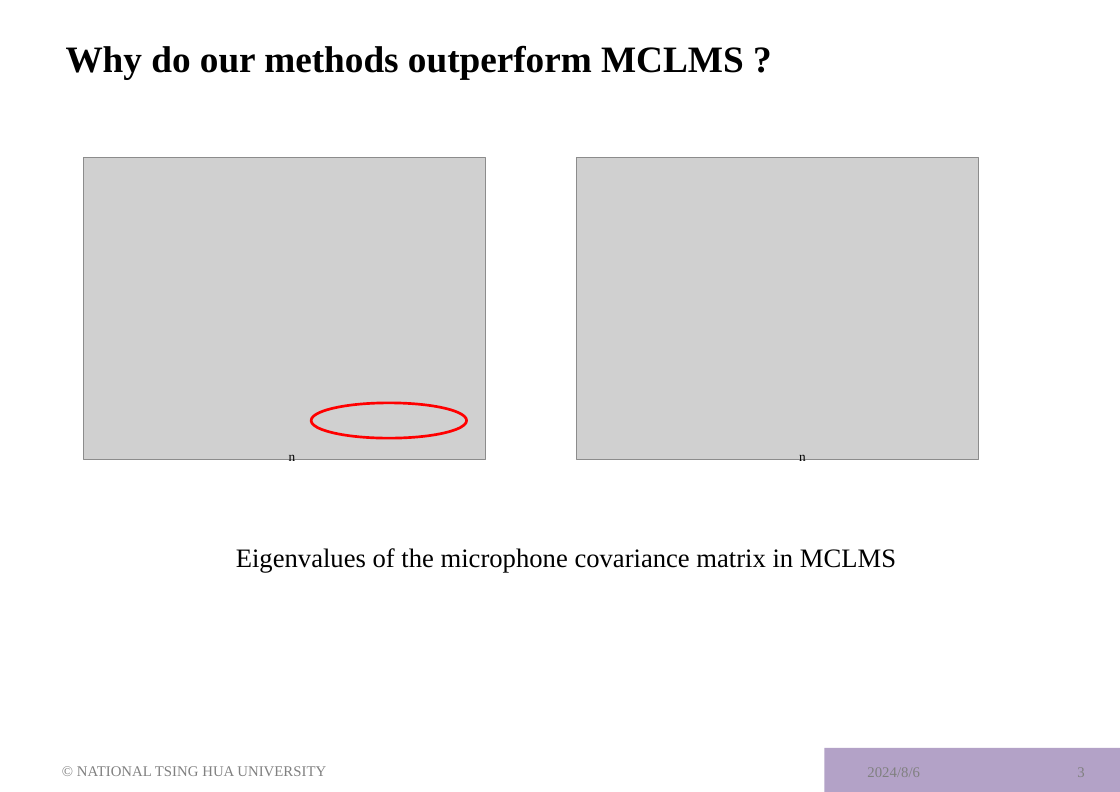
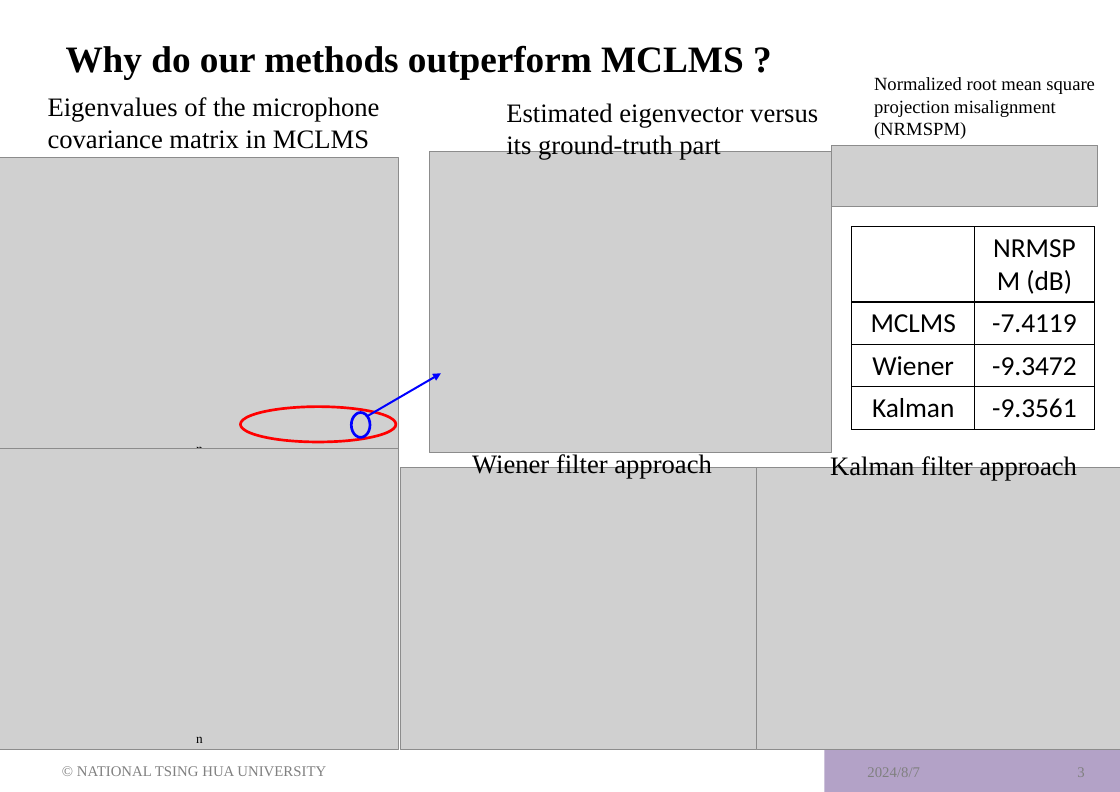
Before and after one commit to anchiyuan/CTF, a slide deck: slide 3 of meeting_2024/anchi_0807_meeting.pptx. Drawn at 1120x792 pixels with LibreOffice and Linux fonts; fonts in the diff are those of the drawing; grey boxes stand for pictures; background and template pictures are left out. Boxes give left, top, right and bottom in pixels: in the first picture for what was removed or moved away, otherwise in the second. Text is boxed around its words. In the diff, an @@ line names an element or a change of style, - is before the commit and + after.

```diff
--- a/meeting_2024/anchi_0807_meeting.pptx
+++ b/meeting_2024/anchi_0807_meeting.pptx
@@ text added at [874,77,1095,139], 14 pt, text #000000 @@
+Normalized root mean square projection misalignment (NRMSPM)
@@ text at [48,97,379,149]: text changed @@
-Eigenvalues of the microphone covariance matrix in MCLMS
+Eigenvalues of the microphone
+covariance matrix in MCLMS
@@ text added at [506,103,818,160], 20 pt, text #000000 @@
+Estimated eigenvector versus
+its ground-truth part
@@ picture added at [832,145,1098,206] @@
@@ picture: place and size @@
-picture at [83,157,486,459]
+picture at [0,157,399,459]
@@ picture added at [429,151,832,453] @@
@@ table added at [853,227,1095,422], 4 rows, 2 columns @@
+ | NRMSPM (dB)
+MCLMS | -7.4119
+Wiener | -9.3472
+Kalman | -9.3561
@@ arrow added from (368, 417) to (441, 374), #0000FF 1.5 pt @@
@@ ellipse: place and size @@
-ellipse at [311,403,467,439]
+ellipse at [240,407,396,443]
@@ ellipse added at [352,413,371,438], outline #0000FF 2 pt @@
@@ picture: place and size @@
-picture at [577,157,979,459]
+picture at [0,448,399,750]
@@ text "n" rewrapped from [289,454,296,465] to [196,447,203,449] @@
@@ picture added at [400,468,778,750] @@
@@ text added at [472,452,712,479], 20 pt, text #000000 @@
+Wiener filter approach
@@ picture added at [756,468,1120,750] @@
@@ text added at [830,454,1077,481], 20 pt, text #000000 @@
+Kalman filter approach
@@ text "n" rewrapped from [799,455,806,465] to [196,737,203,743] @@
@@ text at [867,767,920,777]: text changed @@
-2024/8/6
+2024/8/7
```
Also in this commit, not shown: 7 other slides changed, 7 other files.
